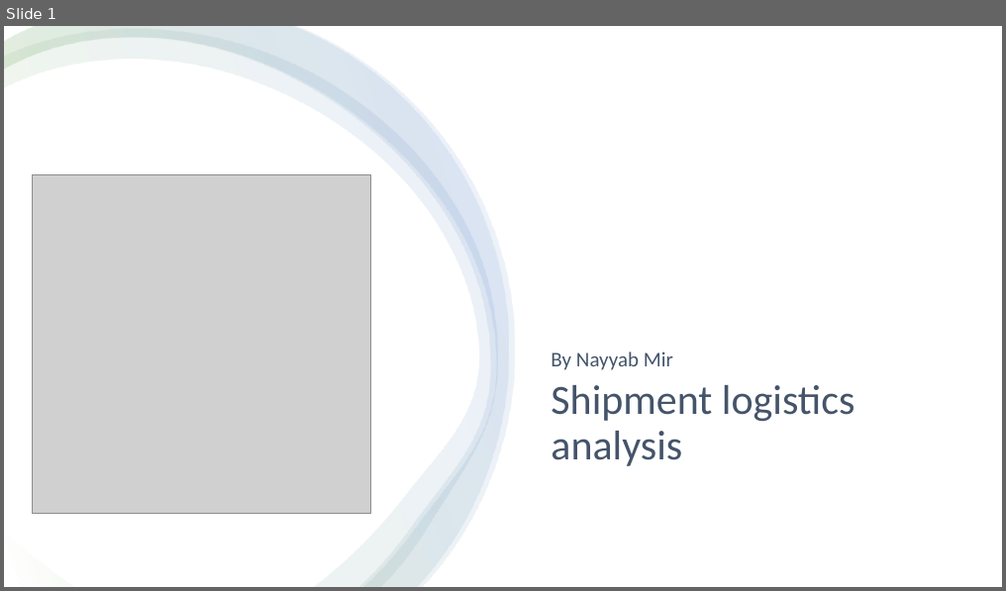
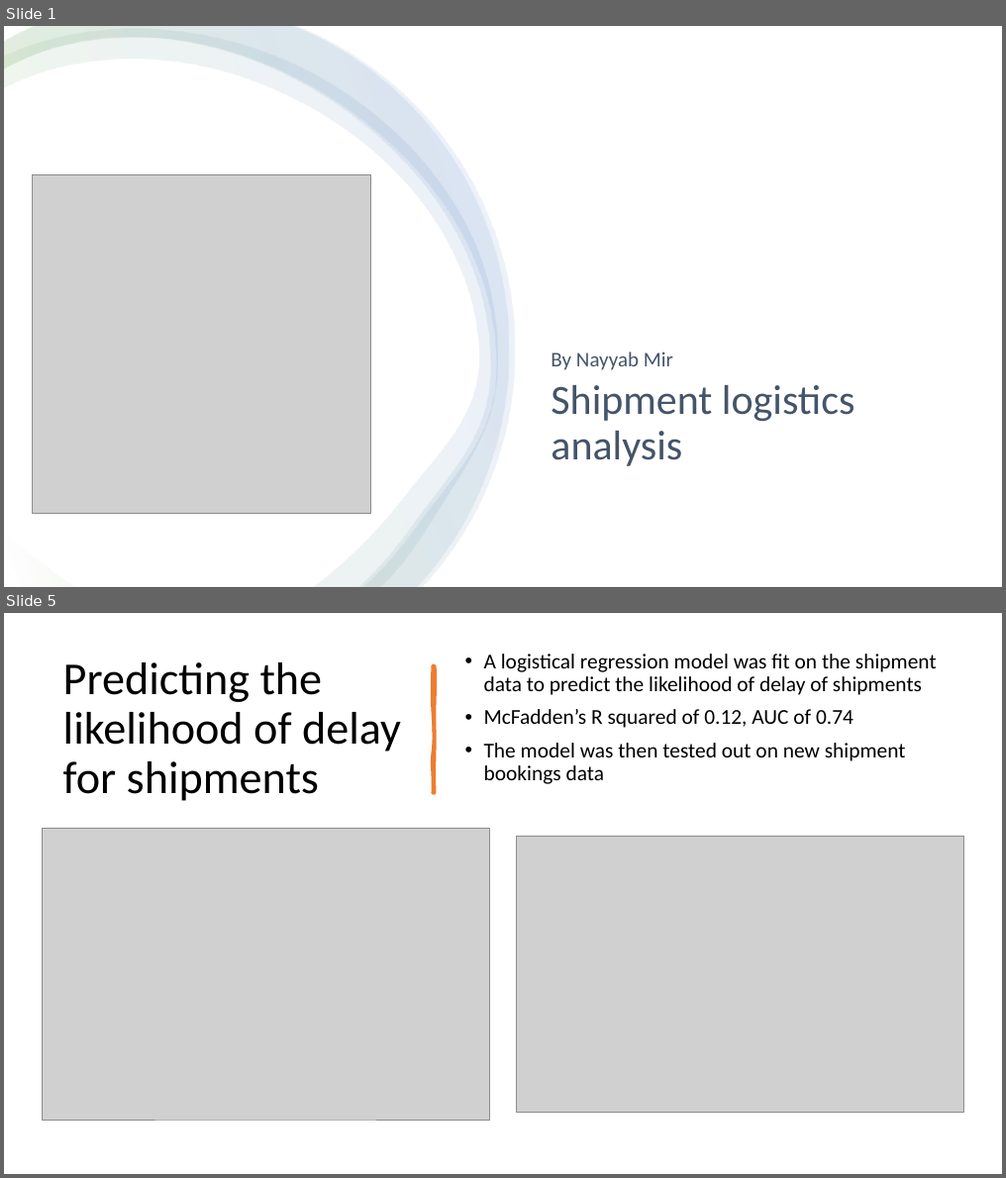
Before and after one commit to Nayyab123/Nayyab, a slide deck: Shipment logistics analysis.pptx. Shown one above the other, each under a label of ours: slide 1 before the commit, slides 1 and 5 after it; the slides between them are not shown. The pictures are 1006x591 and 1006x1178 pixels, drawn with LibreOffice and Linux fonts; fonts in the diff are those of the drawing; grey boxes stand for pictures. Boxes give left, top, right and bottom in pixels: in the first picture for what was removed or moved away, otherwise in the second. Text is boxed around its words. In the diff, an @@ line names an element or a change of style, - is before the commit and + after.

```diff
--- a/Shipment logistics analysis.pptx
+++ b/Shipment logistics analysis.pptx
@@ slide 5 added at [4, 613, 1002, 1174], background #FFFFFF @@
@@ title added at [63, 663, 401, 801], 44 pt, text #000000 @@
+Predicting the likelihood of delay for shipments
@@ freeform shape added at [433, 665, 435, 792], fill #ED7D31, outline #ED7D31 3.25 pt @@
@@ text added at [484, 654, 937, 784], 20.4 pt, text #000000 @@
+• A logistical regression model was fit on the shipment data to predict the likelihood of delay of shipments
+• McFadden’s R squared of 0.12, AUC of 0.74
+• The model was then tested out on new shipment bookings data
@@ picture added at [43, 828, 490, 1120] @@
@@ picture added at [516, 836, 963, 1112] @@
```
Also in this commit, not shown: 4 other slides added.
